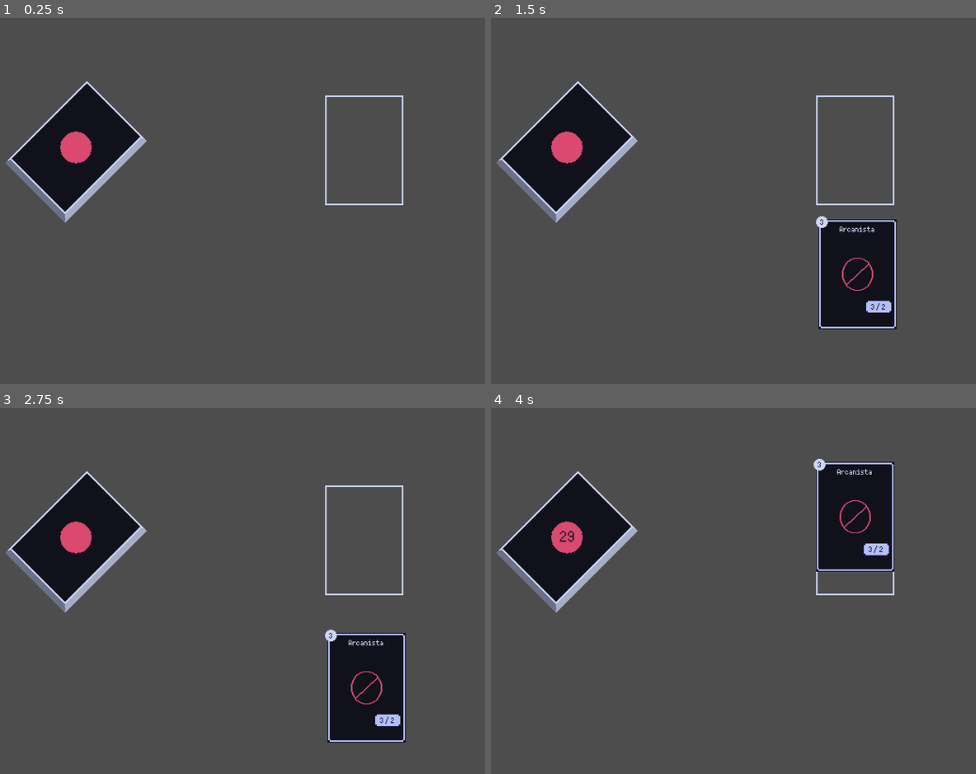
Above: before the commit, frames 1-4 (two rows, left to right).
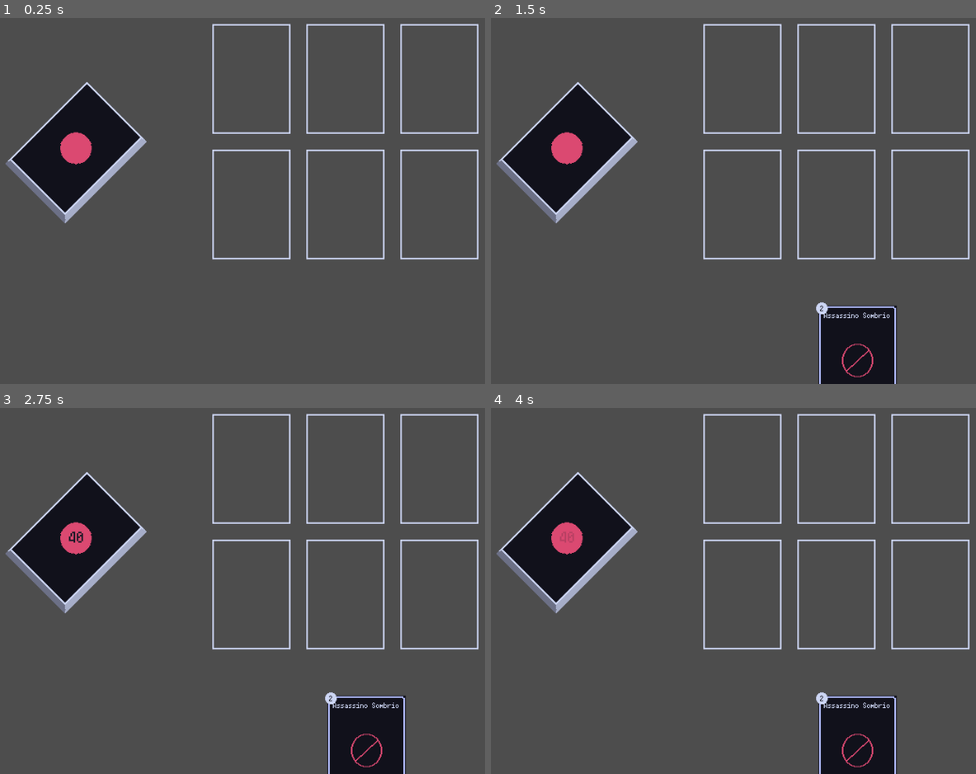
Above: after the commit, the same moments.

Repository: Ilwel/tcg-godot
Game: Godot game, scene res://scenes/DuelGameScreen.tscn
Two runs of this game, one before a commit and one after it. Both use one fixed random seed, a clock stepped at 60 frames per second and the inputs below.
Inputs (mouse positions are in pixels of both pictures, inside the frame that each line leads up to):
- Up to frame 1 (0.25 s): no input
- Up to frame 2 (1.5 s): tap Enter at 0.5 s; drag from (568, 153) to (854, 149) at 0.52 s; drag from (854, 296) to (568, 153) at 1.27 s
- Up to frame 3 (2.75 s): move the mouse to (441, 470) at 2.02 s; click (441, 470) at 2.17 s
- Up to frame 4 (4 s): tap Space at 2.75 s; drag from (820, 645) to (854, 539) at 2.77 s; drag from (854, 539) to (568, 543) at 3.52 s

The runs differ from the first frame. In frame 1, 3.2% of the frame differs, in the area x 1-99%, y 1-67%; in frame 2, 9.7%; in frame 3, 7.9%; in frame 4, 11%, in the area x 1-99%, y 1-100%.

Commit message:
feat: fields

Diff:
--- a/assets/cards.json
+++ b/assets/cards.json
@@ -1,41 +1,41 @@
 [
-  { "id": "guerreiro_1", "nome": "Guerreiro Novato", "custo": 1, "atk": 1, "hp": 2, "art": "res://assets/card/arts/NoArt.png" },
-  { "id": "guerreiro_2", "nome": "Espadachim Jovem", "custo": 2, "atk": 2, "hp": 2, "art": "res://assets/card/arts/NoArt.png" },
-  { "id": "guerreiro_3", "nome": "Veterano da Linha", "custo": 3, "atk": 3, "hp": 3, "art": "res://assets/card/arts/NoArt.png" },
+  { "id": "guerreiro_1",  "nome": "Guerreiro Novato",    "custo": 1, "atk": 1, "hp": 4,  "art": "res://assets/card/arts/NoArt.png" },
+  { "id": "guerreiro_2",  "nome": "Espadachim Jovem",    "custo": 2, "atk": 2, "hp": 6,  "art": "res://assets/card/arts/NoArt.png" },
+  { "id": "guerreiro_3",  "nome": "Veterano da Linha",   "custo": 3, "atk": 3, "hp": 8,  "art": "res://assets/card/arts/NoArt.png" },
 
-  { "id": "arqueira_1", "nome": "Arqueira Iniciante", "custo": 1, "atk": 2, "hp": 1, "art": "res://assets/card/arts/NoArt.png" },
-  { "id": "arqueira_2", "nome": "Caçadora da Floresta", "custo": 2, "atk": 3, "hp": 2, "art": "res://assets/card/arts/NoArt.png" },
-  { "id": "arqueira_3", "nome": "Patrulheira Elite", "custo": 3, "atk": 4, "hp": 2, "art": "res://assets/card/arts/NoArt.png" },
+  { "id": "arqueira_1",   "nome": "Arqueira Iniciante",  "custo": 1, "atk": 2, "hp": 4,  "art": "res://assets/card/arts/NoArt.png" },
+  { "id": "arqueira_2",   "nome": "Caçadora da Floresta","custo": 2, "atk": 3, "hp": 6,  "art": "res://assets/card/arts/NoArt.png" },
+  { "id": "arqueira_3",   "nome": "Patrulheira Elite",   "custo": 3, "atk": 4, "hp": 8,  "art": "res://assets/card/arts/NoArt.png" },
 
-  { "id": "mago_1", "nome": "Mago Aprendiz", "custo": 1, "atk": 1, "hp": 1, "art": "res://assets/card/arts/NoArt.png" },
-  { "id": "mago_2", "nome": "Invocador Básico", "custo": 2, "atk": 2, "hp": 2, "art": "res://assets/card/arts/NoArt.png" },
-  { "id": "mago_3", "nome": "Arcanista", "custo": 3, "atk": 3, "hp": 2, "art": "res://assets/card/arts/NoArt.png" },
+  { "id": "mago_1",       "nome": "Mago Aprendiz",       "custo": 1, "atk": 1, "hp": 4,  "art": "res://assets/card/arts/NoArt.png" },
+  { "id": "mago_2",       "nome": "Invocador Básico",    "custo": 2, "atk": 2, "hp": 6,  "art": "res://assets/card/arts/NoArt.png" },
+  { "id": "mago_3",       "nome": "Arcanista",           "custo": 3, "atk": 3, "hp": 8,  "art": "res://assets/card/arts/NoArt.png" },
 
-  { "id": "curandeiro_1", "nome": "Acolito Curandeiro", "custo": 1, "atk": 0, "hp": 2, "art": "res://assets/card/arts/NoArt.png" },
-  { "id": "curandeiro_2", "nome": "Sacerdote da Luz", "custo": 2, "atk": 1, "hp": 3, "art": "res://assets/card/arts/NoArt.png" },
-  { "id": "curandeiro_3", "nome": "Alto Clérigo", "custo": 3, "atk": 2, "hp": 4, "art": "res://assets/card/arts/NoArt.png" },
+  { "id": "curandeiro_1", "nome": "Acolito Curandeiro",  "custo": 1, "atk": 0, "hp": 5,  "art": "res://assets/card/arts/NoArt.png" },
+  { "id": "curandeiro_2", "nome": "Sacerdote da Luz",    "custo": 2, "atk": 1, "hp": 7,  "art": "res://assets/card/arts/NoArt.png" },
+  { "id": "curandeiro_3", "nome": "Alto Clérigo",        "custo": 3, "atk": 2, "hp": 9,  "art": "res://assets/card/arts/NoArt.png" },
 
-  { "id": "ladino_1", "nome": "Ladrão de Rua", "custo": 1, "atk": 2, "hp": 1, "art": "res://assets/card/arts/NoArt.png" },
-  { "id": "ladino_2", "nome": "Assassino Sombrio", "custo": 2, "atk": 3, "hp": 1, "art": "res://assets/card/arts/NoArt.png" },
-  { "id": "ladino_3", "nome": "Mestre das Sombras", "custo": 3, "atk": 4, "hp": 2, "art": "res://assets/card/arts/NoArt.png" },
+  { "id": "ladino_1",     "nome": "Ladrão de Rua",       "custo": 1, "atk": 2, "hp": 4,  "art": "res://assets/card/arts/NoArt.png" },
+  { "id": "ladino_2",     "nome": "Assassino Sombrio",   "custo": 2, "atk": 3, "hp": 6,  "art": "res://assets/card/arts/NoArt.png" },
+  { "id": "ladino_3",     "nome": "Mestre das Sombras",  "custo": 3, "atk": 4, "hp": 8,  "art": "res://assets/card/arts/NoArt.png" },
 
-  { "id": "elemental_1", "nome": "Elemental de Fogo", "custo": 1, "atk": 2, "hp": 2, "art": "res://assets/card/arts/NoArt.png" },
-  { "id": "elemental_2", "nome": "Elemental de Gelo", "custo": 2, "atk": 2, "hp": 3, "art": "res://assets/card/arts/NoArt.png" },
-  { "id": "elemental_3", "nome": "Elemental Arcano", "custo": 3, "atk": 3, "hp": 3, "art": "res://assets/card/arts/NoArt.png" },
+  { "id": "elemental_1",  "nome": "Elemental de Fogo",   "custo": 1, "atk": 2, "hp": 5,  "art": "res://assets/card/arts/NoArt.png" },
+  { "id": "elemental_2",  "nome": "Elemental de Gelo",   "custo": 2, "atk": 2, "hp": 7,  "art": "res://assets/card/arts/NoArt.png" },
+  { "id": "elemental_3",  "nome": "Elemental Arcano",    "custo": 3, "atk": 3, "hp": 9,  "art": "res://assets/card/arts/NoArt.png" },
 
-  { "id": "orc_1", "nome": "Orc Rasteiro", "custo": 1, "atk": 2, "hp": 1, "art": "res://assets/card/arts/NoArt.png" },
-  { "id": "orc_2", "nome": "Orc Brutamonte", "custo": 2, "atk": 3, "hp": 2, "art": "res://assets/card/arts/NoArt.png" },
-  { "id": "orc_3", "nome": "Orc Guerreiro Alfa", "custo": 3, "atk": 4, "hp": 3, "art": "res://assets/card/arts/NoArt.png" },
+  { "id": "orc_1",        "nome": "Orc Rasteiro",        "custo": 1, "atk": 2, "hp": 5,  "art": "res://assets/card/arts/NoArt.png" },
+  { "id": "orc_2",        "nome": "Orc Brutamonte",      "custo": 2, "atk": 3, "hp": 7,  "art": "res://assets/card/arts/NoArt.png" },
+  { "id": "orc_3",        "nome": "Orc Guerreiro Alfa",  "custo": 3, "atk": 4, "hp": 9,  "art": "res://assets/card/arts/NoArt.png" },
 
-  { "id": "dragao_1", "nome": "King", "custo": 1, "atk": 1, "hp": 3, "art": "res://assets/card/arts/King.png" },
-  { "id": "dragao_2", "nome": "Draco Jovem", "custo": 2, "atk": 3, "hp": 3, "art": "res://assets/card/arts/NoArt.png" },
-  { "id": "dragao_3", "nome": "Dragão Ancião", "custo": 3, "atk": 5, "hp": 4, "art": "res://assets/card/arts/NoArt.png" },
+  { "id": "dragao_1",     "nome": "King",                "custo": 1, "atk": 1, "hp": 5,  "art": "res://assets/card/arts/King.png" },
+  { "id": "dragao_2",     "nome": "Draco Jovem",         "custo": 2, "atk": 3, "hp": 7,  "art": "res://assets/card/arts/NoArt.png" },
+  { "id": "dragao_3",     "nome": "Dragão Ancião",       "custo": 3, "atk": 5, "hp": 10, "art": "res://assets/card/arts/NoArt.png" },
 
-  { "id": "golem_1", "nome": "Golem de Pedra", "custo": 1, "atk": 1, "hp": 3, "art": "res://assets/card/arts/NoArt.png" },
-  { "id": "golem_2", "nome": "Golem de Ferro", "custo": 2, "atk": 2, "hp": 4, "art": "res://assets/card/arts/NoArt.png" },
-  { "id": "golem_3", "nome": "Golem Titânico", "custo": 3, "atk": 3, "hp": 5, "art": "res://assets/card/arts/NoArt.png" },
+  { "id": "golem_1",      "nome": "Golem de Pedra",      "custo": 1, "atk": 1, "hp": 6,  "art": "res://assets/card/arts/NoArt.png" },
+  { "id": "golem_2",      "nome": "Golem de Ferro",      "custo": 2, "atk": 2, "hp": 8,  "art": "res://assets/card/arts/NoArt.png" },
+  { "id": "golem_3",      "nome": "Golem Titânico",      "custo": 3, "atk": 3, "hp": 10, "art": "res://assets/card/arts/NoArt.png" },
 
-  { "id": "fera_1", "nome": "Lobo Feroz", "custo": 1, "atk": 2, "hp": 2, "art": "res://assets/card/arts/NoArt.png" },
-  { "id": "fera_2", "nome": "Urso Selvagem", "custo": 2, "atk": 3, "hp": 3, "art": "res://assets/card/arts/NoArt.png" },
-  { "id": "fera_3", "nome": "Fera Primeva", "custo": 3, "atk": 4, "hp": 4, "art": "res://assets/card/arts/NoArt.png" }
+  { "id": "fera_1",       "nome": "Lobo Feroz",          "custo": 1, "atk": 2, "hp": 5,  "art": "res://assets/card/arts/NoArt.png" },
+  { "id": "fera_2",       "nome": "Urso Selvagem",       "custo": 2, "atk": 3, "hp": 7,  "art": "res://assets/card/arts/NoArt.png" },
+  { "id": "fera_3",       "nome": "Fera Primeva",        "custo": 3, "atk": 4, "hp": 9,  "art": "res://assets/card/arts/NoArt.png" }
 ]
--- /dev/null
+++ b/assets/test_deck.json
@@ -0,0 +1,41 @@
+[
+  "guerreiro_1", "guerreiro_1", "guerreiro_1",
+  "guerreiro_2", "guerreiro_2",
+  "guerreiro_3",
+
+  "arqueira_1", "arqueira_1",
+  "arqueira_2", "arqueira_2",
+  "arqueira_3",
+
+  "mago_1",
+  "mago_2", "mago_2",
+  "mago_3",
+
+  "curandeiro_1",
+  "curandeiro_2",
+  "curandeiro_3",
+
+  "ladino_1", "ladino_1",
+  "ladino_2",
+  "ladino_3",
+
+  "elemental_1", "elemental_1",
+  "elemental_2",
+  "elemental_3",
+
+  "orc_1",
+  "orc_2", "orc_2",
+  "orc_3",
+
+  "dragao_1",
+  "dragao_2",
+  "dragao_3",
+
+  "golem_1", "golem_1",
+  "golem_2",
+  "golem_3",
+
+  "fera_1", "fera_1",
+  "fera_2",
+  "fera_3"
+]
--- a/scenes/CardSlot.tscn
+++ b/scenes/CardSlot.tscn
@@ -6,10 +6,18 @@
 [sub_resource type="RectangleShape2D" id="RectangleShape2D_us08b"]
 size = Vector2(100, 140)
 
-[node name="CardSlot" type="Node2D"]
+[node name="CardSlot" type="Control"]
+z_index = -1
+custom_minimum_size = Vector2(100, 140)
+layout_mode = 3
+anchors_preset = 0
+offset_right = 100.0
+offset_bottom = 140.0
+pivot_offset = Vector2(50, 70)
 script = ExtResource("2_or4gj")
 
 [node name="Sprite2D" type="Sprite2D" parent="."]
+position = Vector2(50, 70)
 texture = ExtResource("1_us08b")
 
 [node name="Area2D" type="Area2D" parent="."]
@@ -17,4 +25,5 @@
 collision_mask = 2
 
 [node name="CollisionShape2D" type="CollisionShape2D" parent="Area2D"]
+position = Vector2(50, 70)
 shape = SubResource("RectangleShape2D_us08b")
--- a/scenes/DuelGameScreen.tscn
+++ b/scenes/DuelGameScreen.tscn
@@ -1,11 +1,23 @@
 [gd_scene load_steps=3 format=3 uid="uid://dg3ptgcg5gwir"]
 
 [ext_resource type="PackedScene" uid="uid://bhpc4srugs3jf" path="res://scenes/HandNDeck.tscn" id="1_8jpbd"]
-[ext_resource type="PackedScene" uid="uid://45lkg4x1qc3t" path="res://scenes/CardSlot.tscn" id="2_vjpdw"]
+[ext_resource type="PackedScene" uid="uid://dldvyaaoybfb7" path="res://scenes/Fields.tscn" id="2_8jpbd"]
 
 [node name="DuelGameScreen" type="Node2D"]
 
+[node name="CenterContainer" type="CenterContainer" parent="."]
+anchors_preset = 15
+anchor_right = 1.0
+anchor_bottom = 1.0
+offset_left = 234.0
+offset_top = 44.0
+offset_right = 673.0
+offset_bottom = 418.0
+grow_horizontal = 2
+grow_vertical = 2
+
+[node name="Fields" parent="CenterContainer" instance=ExtResource("2_8jpbd")]
+layout_mode = 2
+
 [node name="HandNDeck" parent="." instance=ExtResource("1_8jpbd")]
-
-[node name="CardSlot" parent="." instance=ExtResource("2_vjpdw")]
-position = Vector2(477, 242)
+position = Vector2(0, 1)
--- /dev/null
+++ b/scenes/Fields.tscn
@@ -0,0 +1,34 @@
+[gd_scene load_steps=2 format=3 uid="uid://dldvyaaoybfb7"]
+
+[ext_resource type="PackedScene" uid="uid://45lkg4x1qc3t" path="res://scenes/CardSlot.tscn" id="1_yqmkh"]
+
+[node name="Fields" type="CenterContainer"]
+anchors_preset = 15
+anchor_right = 1.0
+anchor_bottom = 1.0
+grow_horizontal = 2
+grow_vertical = 2
+
+[node name="Control" type="GridContainer" parent="."]
+layout_mode = 2
+theme_override_constants/h_separation = 20
+theme_override_constants/v_separation = 20
+columns = 3
+
+[node name="CardSlot" parent="Control" instance=ExtResource("1_yqmkh")]
+layout_mode = 2
+
+[node name="CardSlot2" parent="Control" instance=ExtResource("1_yqmkh")]
+layout_mode = 2
+
+[node name="CardSlot3" parent="Control" instance=ExtResource("1_yqmkh")]
+layout_mode = 2
+
+[node name="CardSlot4" parent="Control" instance=ExtResource("1_yqmkh")]
+layout_mode = 2
+
+[node name="CardSlot5" parent="Control" instance=ExtResource("1_yqmkh")]
+layout_mode = 2
+
+[node name="CardSlot6" parent="Control" instance=ExtResource("1_yqmkh")]
+layout_mode = 2
--- a/scripts/CardManager.gd
+++ b/scripts/CardManager.gd
@@ -80,9 +80,11 @@
 		if card_slot_found and !card_slot_found.card_in_slot:
 			player_hand_reference.remove_card(card)
 			card_slot_found.add_child(card)
-			card.position = Vector2.ZERO
+			card.z_index = -1
+			card.position = Vector2(50, 70)
 			card.get_node("CardArea/CardCollision").disabled = true
 			card_slot_found.card_in_slot = true
+			is_hovering_on_card = false
 	is_highlighting_a_card = false
 
 func connect_card_signals(card):
--- a/scripts/CardSlot.gd
+++ b/scripts/CardSlot.gd
@@ -1,4 +1,4 @@
-extends Node2D
+extends Control
 
 var card_in_slot = false
 
--- a/scripts/HandFlat.gd
+++ b/scripts/HandFlat.gd
@@ -6,9 +6,9 @@
 const SCREEN_WIDTH := 960
 const BASE_Y := 1000              	# altura da linha da mão (ajusta no gosto)
 const CARD_SPACING := 110       	# distância entre as cartas
-const ROW_Y := 430.0                # altura da mão (ajuste livre)
+const ROW_Y := 510.0                # altura da mão (ajuste livre)
 
-const HOVER_OFFSET = 30
+const HOVER_OFFSET = 50
 
 var hand: Array = []
 
--- a/scripts/PlayerDeck.gd
+++ b/scripts/PlayerDeck.gd
@@ -8,7 +8,7 @@
 @onready var deck_size_container = $DeckSizeContainer
 
 func _ready() -> void:
-	import_data(Globals.load_cards_from_json())
+	import_ids(Globals.load_cards_from_json("res://assets/test_deck.json"))
 	randomize()
 	shuffle()
 	$Area2D.input_event.connect(_on_area_input)
